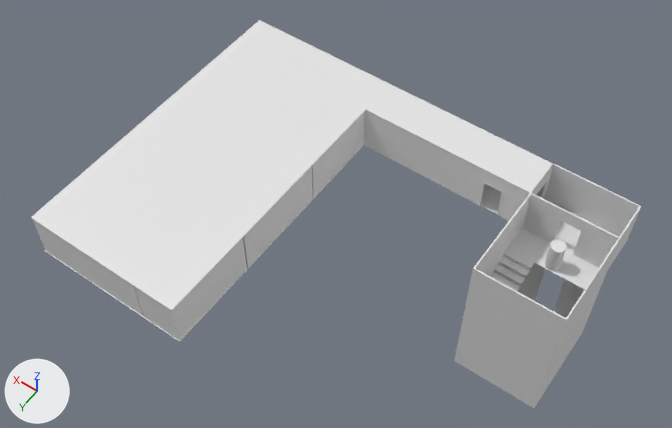
An edit to the Blender file assets/models/apartments/apartments.blend, drawn before and after from the same camera.
Rendered twice from a 50 mm lens placed at (-23.6, 38.6, 48.6), pointed at (-1.5, 7.7, 0.0). The axes (+X, +Y, +Z) are drawn at lower left. The lights are the same throughout.

In view in the first picture: 'Apartment', 'Hallway', 'Hallway.001'.
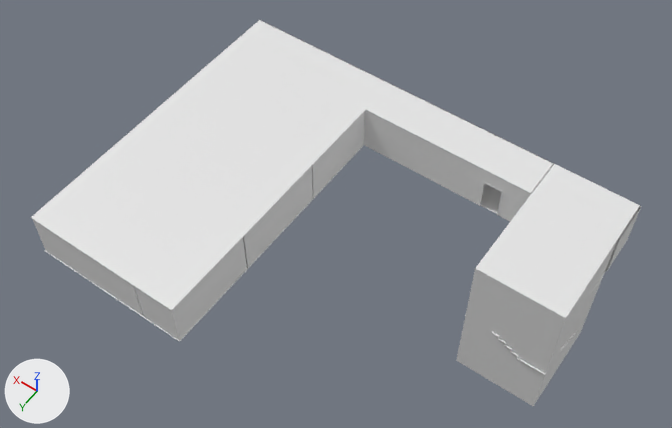
What differs and where, as boxes (x1, y1, x2, y2) in the pictures (672 x 428 px):
'Hallway.001', reshaped: before (454, 164, 641, 408); after (456, 164, 641, 406)
part 1 of me_plane_001, deleted: before (545, 239, 567, 271)
part 2 of me_plane_001, built on: before (454, 192, 620, 408); after (560, 268, 608, 352)
part 3 of me_plane_001, added: after (476, 164, 640, 318)

What the commit changed:
me_plane_001 is used by ob_hallway_001; location (12.0, 1.5, 2.0).
me_plane_001 had 235 vertices, 151 faces and spanned x -30.05..-23.95, y -3.05..7.05, z -9.5..1.5.
me_plane_001 now has 404 vertices, 220 faces and spans x -30.05..-23.95, y -3.05..7.05, z -9.5..1.5.
me_plane_001 part 1: the loose piece of 64 vertices spanning x -27.5..-26.5, y 1.0..2.0, z -2.0..0.0 is deleted.
me_plane_001 part 2: 45 vertices removed from x -30.05..-23.95, y -0.05..7.05, z -9.5..1.5; 276 vertices added at x -30.0..-24.0, y 0.0..5.05, z -6.9..-0.65.
me_plane_001 part 3: 2 vertices added at x -29.95..-24.05, y -3.05, z 1.5.
